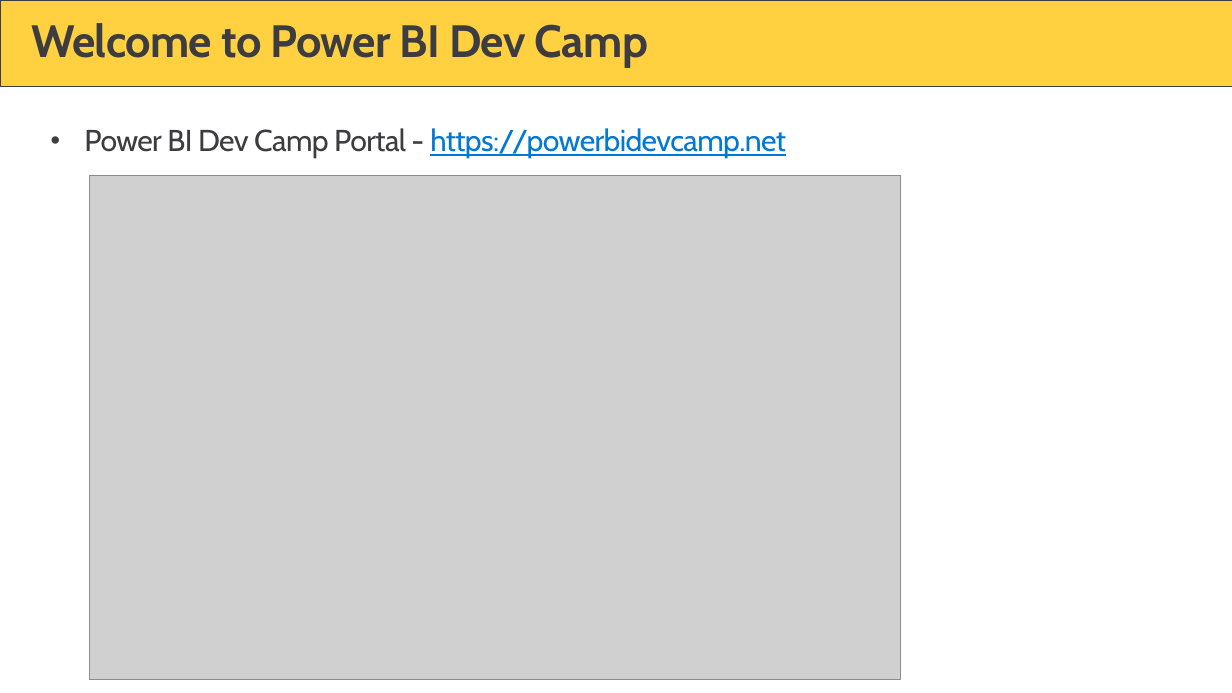
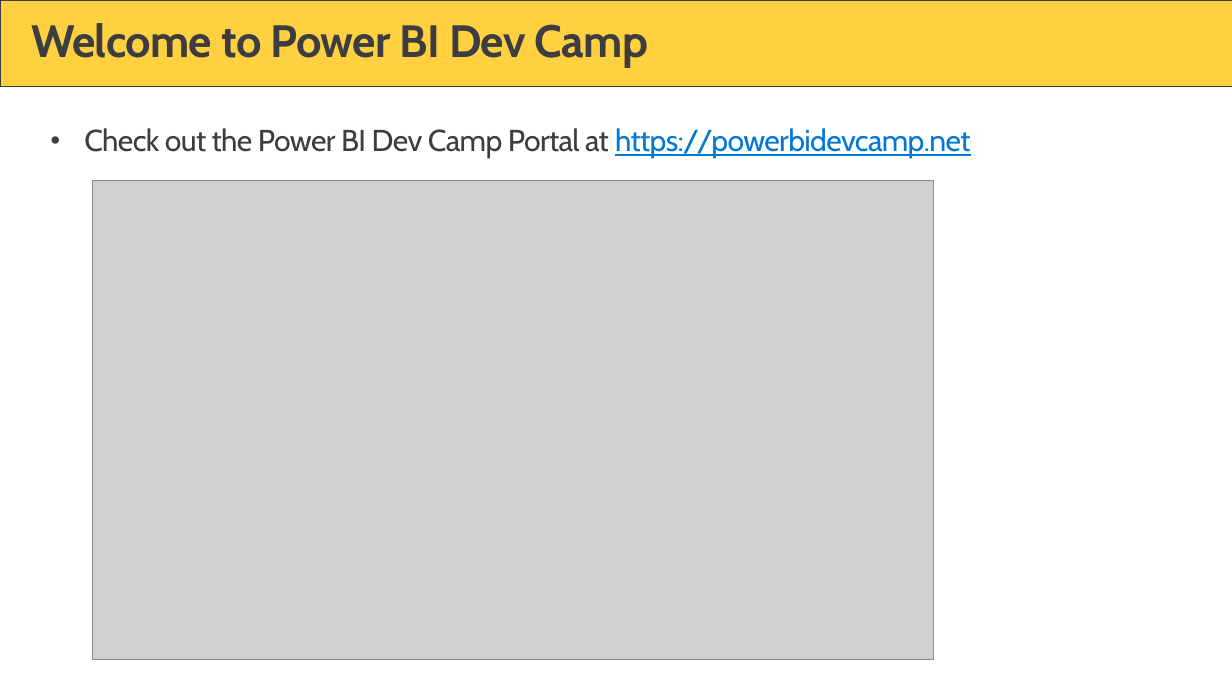
Before and after one commit to PowerBiDevCamp/Camp-Sessions, a slide deck: slide 3 of Session 32 - Design Patterns and Best Practices with Power BI Embedding.pptx. Drawn at 1232x693 pixels with LibreOffice and Linux fonts; fonts in the diff are those of the drawing; grey boxes stand for pictures; background and template pictures are left out. Boxes give left, top, right and bottom in pixels: in the first picture for what was removed or moved away, otherwise in the second. Text is boxed around its words. In the diff, an @@ line names an element or a change of style, - is before the commit and + after.

```diff
--- a/Session 32 - Design Patterns and Best Practices with Power BI Embedding.pptx
+++ b/Session 32 - Design Patterns and Best Practices with Power BI Embedding.pptx
@@ text at [84,128,971,159]: text changed; text colour #0078D4 to #3C3C41 @@
-• Power BI Dev Camp Portal - https://powerbidevcamp.net
+• Check out the Power BI Dev Camp Portal at https://powerbidevcamp.net
@@ picture: place and size @@
-picture at [90,176,900,680]
+picture at [92,180,933,659]
```
Also in this commit, not shown: 12 other slides changed, 33 slides added, 18 slides removed, 6 other files.
